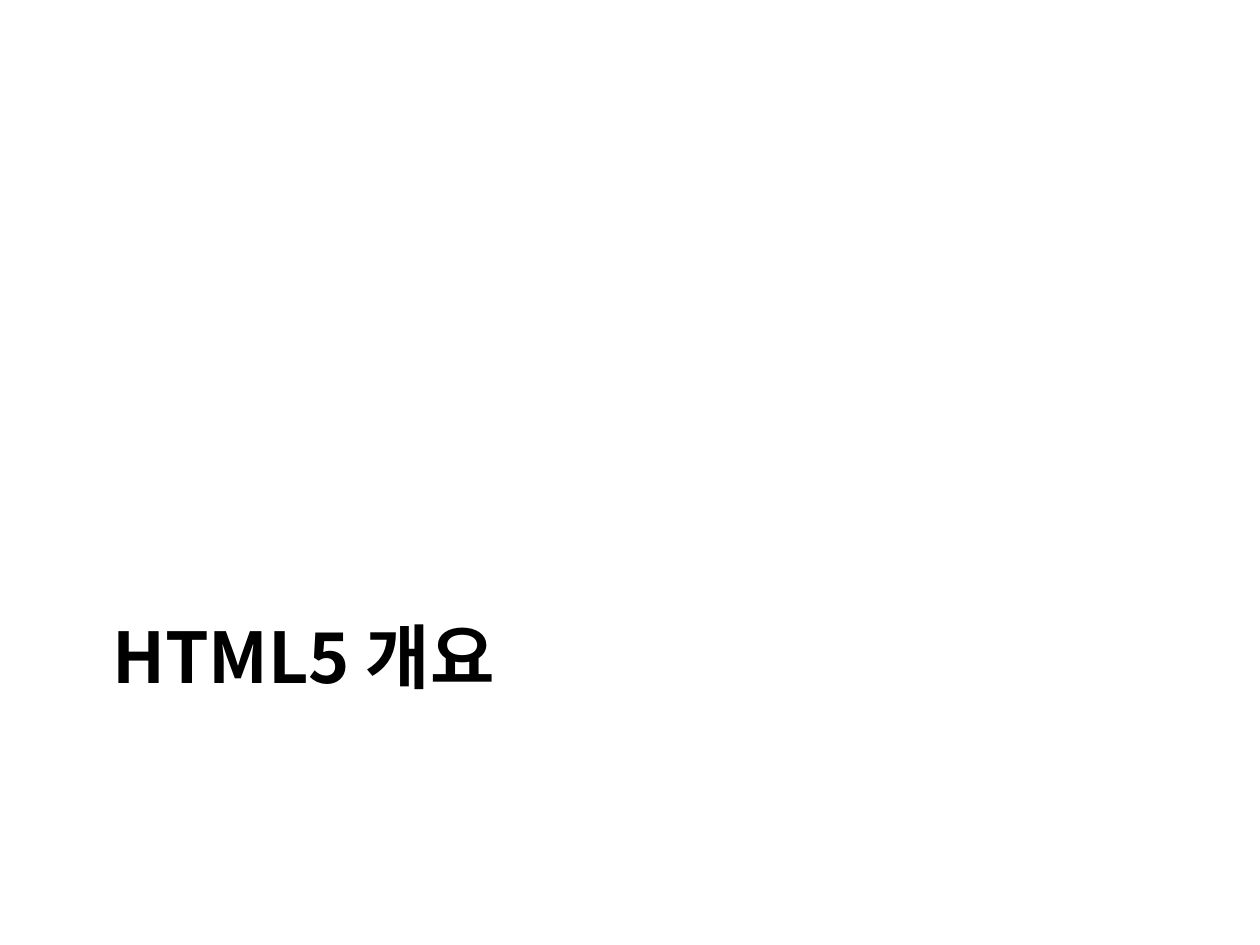
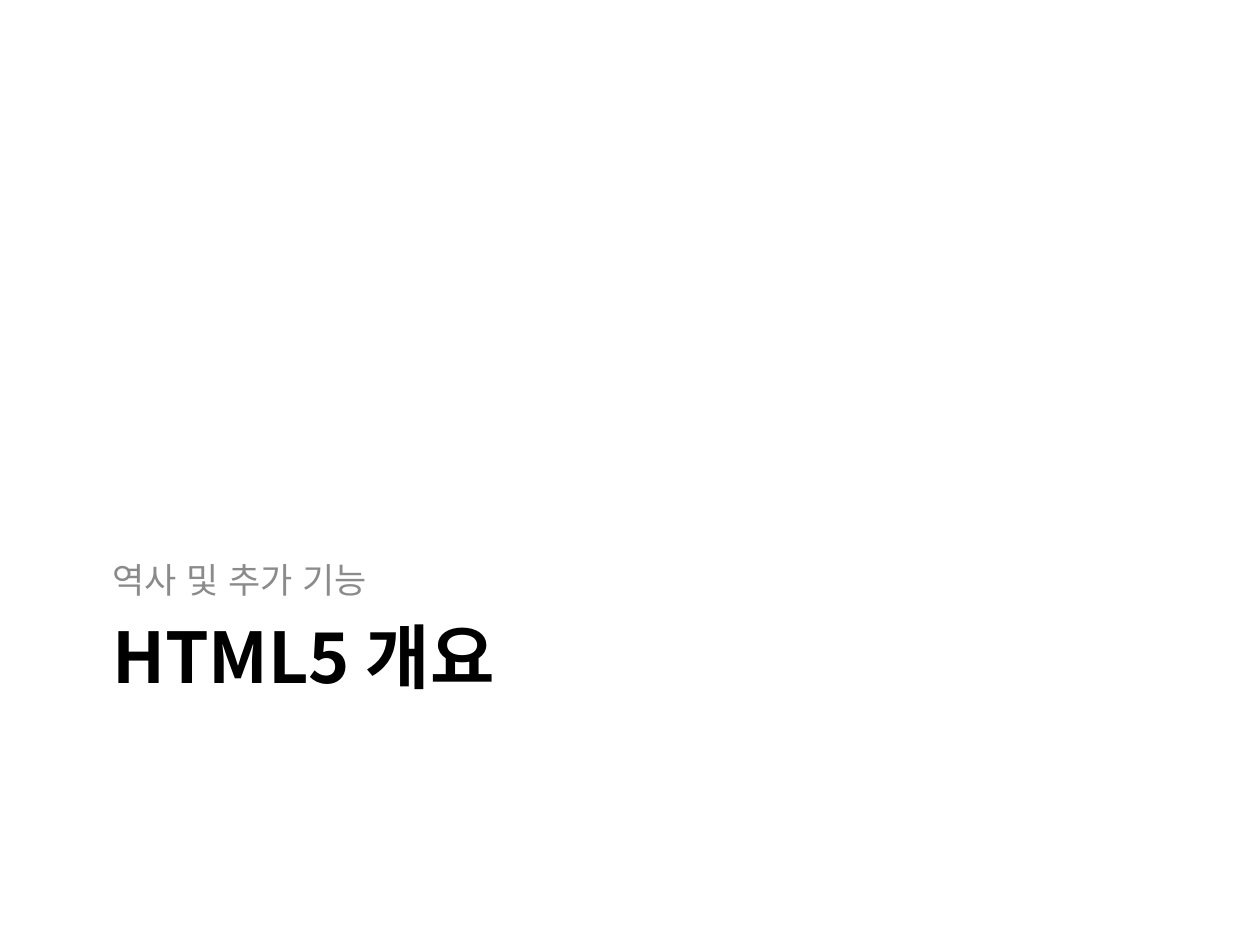
Before and after one commit to kdkcom1234/git2021, a slide deck: slide 2 of 1-html-css/01. HTML5 개요 및 레이아웃.pptx. Drawn at 1260x945 pixels with LibreOffice and Linux fonts; fonts in the diff are those of the drawing. Boxes give left, top, right and bottom in pixels: in the first picture for what was removed or moved away, otherwise in the second. Text is boxed around its words. In the diff, an @@ line names an element or a change of style, - is before the commit and + after.

```diff
--- a/1-html-css/01. HTML5 개요 및 레이아웃.pptx
+++ b/1-html-css/01. HTML5 개요 및 레이아웃.pptx
@@ text added at <box>112,564,368,596</box>, 20 pt, text #8C8C8C @@
+역사 및 추가 기능
```
Also in this commit, not shown: 3 other slides changed, 26 other files.
